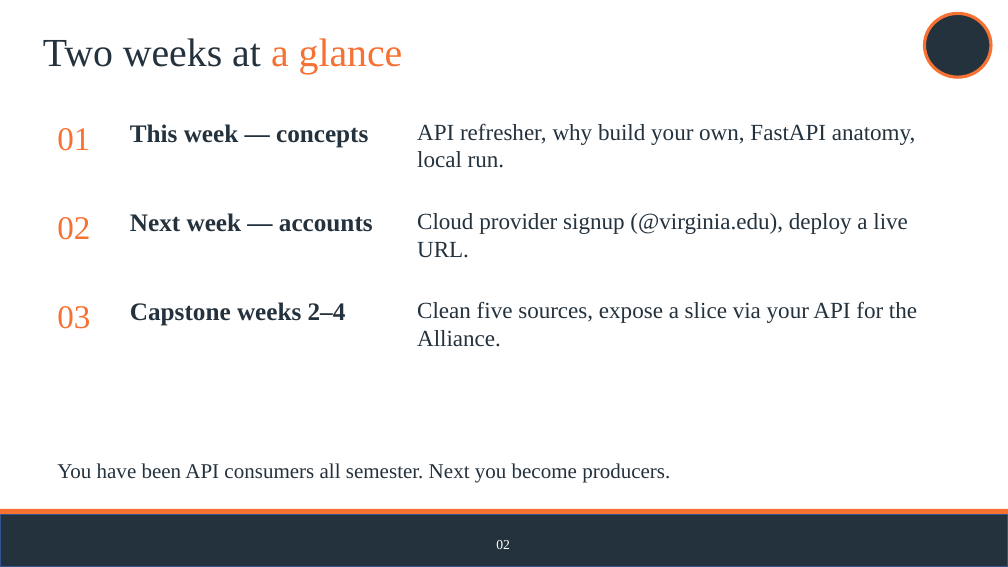
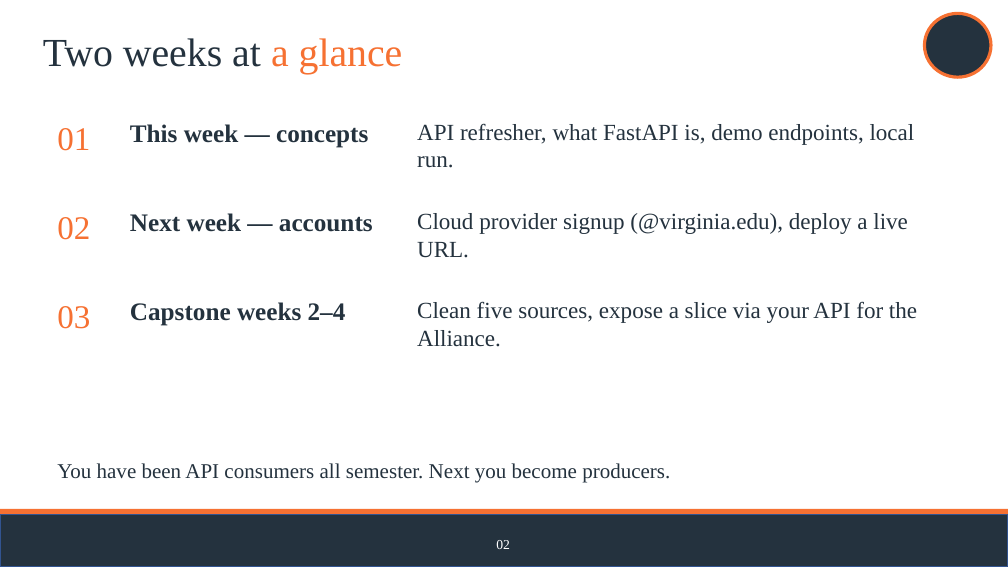
Before and after one commit to jasontpv/DS2002FA26, a slide deck: slide 2 of notebooks/08-capstone-gameday/DS2002 Build Your Own API.pptx. Drawn at 1008x567 pixels with LibreOffice and Linux fonts; fonts in the diff are those of the drawing; background and template pictures are left out. Boxes give left, top, right and bottom in pixels: in the first picture for what was removed or moved away, otherwise in the second. Text is boxed around its words. In the diff, an @@ line names an element or a change of style, - is before the commit and + after.

```diff
--- a/notebooks/08-capstone-gameday/DS2002 Build Your Own API.pptx
+++ b/notebooks/08-capstone-gameday/DS2002 Build Your Own API.pptx
@@ text at [417, 123, 915, 168]: text changed @@
-API refresher, why build your own, FastAPI anatomy, local run.
+API refresher, what FastAPI is, demo endpoints, local run.
```
Also in this commit, not shown: 7 other slides changed, 5 slides added, 1 slide removed, 5 other files.
